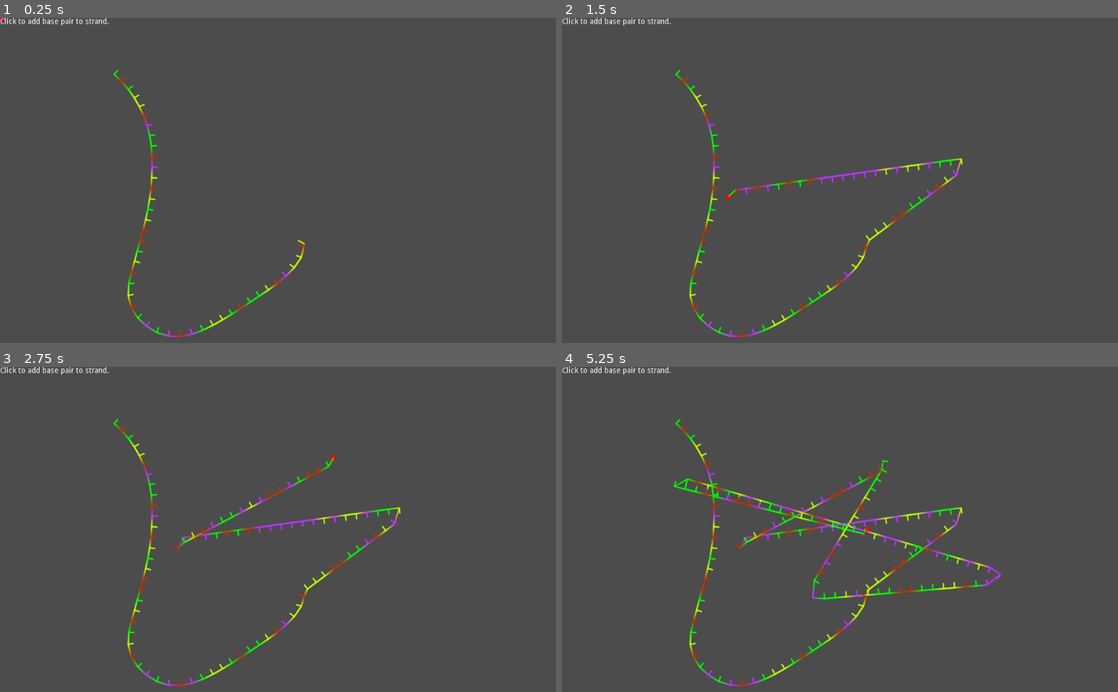
Above: before the commit, frames 1-4 (two rows, left to right).
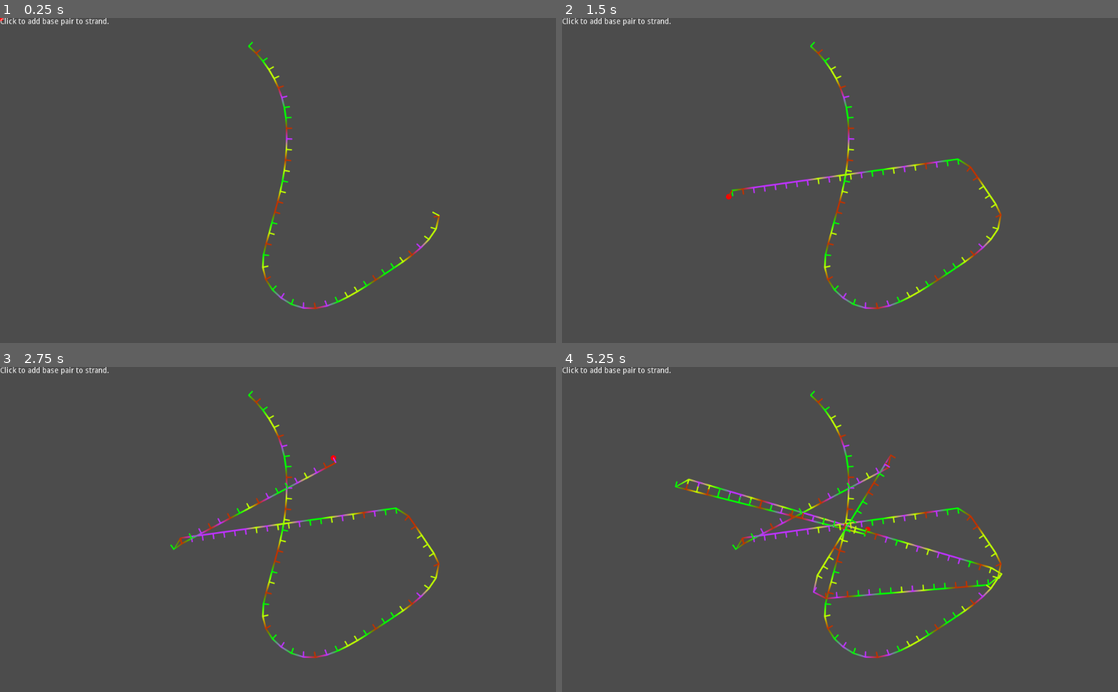
Above: after the commit, the same moments.

Repository: wormyrocks/DNAModeling
Game: Godot game, scene res://MainScene.tscn
Two runs of this game, one before a commit and one after it. Both use one fixed random seed, a clock stepped at 60 frames per second and the inputs below.
Inputs (mouse positions are in pixels of both pictures, inside the frame that each line leads up to):
- Up to frame 1 (0.25 s): no input
- Up to frame 2 (1.5 s): tap Enter at 0.5, 1.25 s; move the mouse to (962, 164) at 0.52 s; click (962, 164) at 0.67 s; move the mouse to (728, 196) at 1.27 s; click (728, 196) at 1.42 s
- Up to frame 3 (2.75 s): tap Enter at 2 s; move the mouse to (333, 458) at 2.02 s; click (333, 458) at 2.17 s
- Up to frame 4 (5.25 s): tap Enter at 2.75, 3.5, 4.25 s; move the mouse to (812, 594) at 2.77 s; click (812, 594) at 2.92 s; move the mouse to (1006, 578) at 3.52 s; click (1006, 578) at 3.67 s; move the mouse to (673, 480) at 4.27 s; click (673, 480) at 4.42 s; move the mouse to (867, 529) at 5.02 s; click (867, 529) at 5.17 s

The runs differ from the first frame. In frame 1, 1.5% of the frame differs, in the area x 20-80%, y 7-99%; in frame 2, 2.3%; in frame 3, 2.7%; in frame 4, 4.1%.

Commit message:
possible to draw dna on either side of path

Diff:
--- a/MainScene.tscn
+++ b/MainScene.tscn
@@ -16,6 +16,7 @@
 
 [node name="StrandPath" type="Path2D" parent="Strand"]
 self_modulate = Color( 1, 1, 1, 1 )
+position = Vector2( 247.945, -52.0587 )
 scale = Vector2( 1, 0.99861 )
 curve = SubResource( 1 )
 script = ExtResource( 1 )
--- a/StrandPath.gd
+++ b/StrandPath.gd
@@ -2,6 +2,9 @@
 
 enum Nucleotide {A,C,T,G}
 var color_choices = [Color(0.0, 1.0, 0.0, 1.0), Color(0.75,0.20,0.0,1.0), Color(0.75, 0.20, 1.0, 1.0), Color(0.75, 1.0, 0.0, 1.0)]
+
+# Determines which side of the central path we render on
+var which_side = false
 
 # Distance in pixels between pre-determined points
 var bake_interval = 20
@@ -18,18 +21,18 @@
 # Array of colors (needs to be updated to match array of points)
 var color_array = PoolColorArray()
 
-# Recalculate normal vectors to each point in the scene; probably should be called every time the curve is edited
+# Recalculate normal vectors to each point in the strand; probably should be called every time the curve is edited
 func calc_normals():
 	var target_size = point_array.size()
 	normal_array.resize(target_size)
 	var tan_vec
 	for i in range (0, target_size):
 		# Populate array of points tangent to strand
-		if (i != target_size-1): tan_vec = point_array[i] - (point_array[i+1]-point_array[i]).tangent().normalized()*base_length
+		if (i != target_size-1): tan_vec = point_array[i] - (point_array[i+1]-point_array[i]).tangent().normalized()*base_length * ( -1 if which_side else 1)
 		normal_array.set(i, tan_vec)
 
-func add_point(position):
-	curve.add_point(position)
+func add_point(world_position):
+	curve.add_point(world_position - get_transform().get_origin())
 	point_array = curve.get_baked_points()
 
 	print("Adding base pair at position %d,%d. Curve now contains %d points." % [position.x, position.y, point_array.size()])
@@ -58,15 +61,8 @@
 func _draw():
 	draw_polyline_colors(normal_array, color_array, 2.0, true)
 	for i in range (0, point_array.size()):
-		# Don't draw balls
-		#draw_circle(point_array[i], 10, color_array[i])
-
-		# Draw tangent lines
+		# Draw tangent lines (between point_array and normal_array)
 		draw_line(normal_array[i], point_array[i], color_array[i], 1.5, true)
-		if (i == point_array.size()-1):
-			print ("drawing last point at %d %d" % [point_array[i].x, point_array[i].y])
-			#draw_circle(point_array[i], 10, color_array[i])
-
 
 # Called every frame. 'delta' is the elapsed time since the previous frame.
 #func _process(delta):
